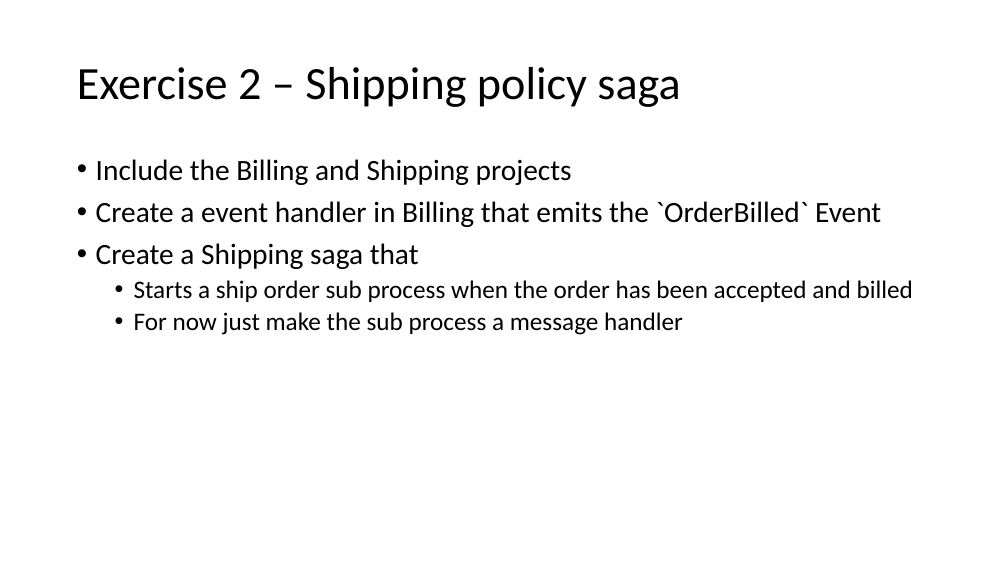
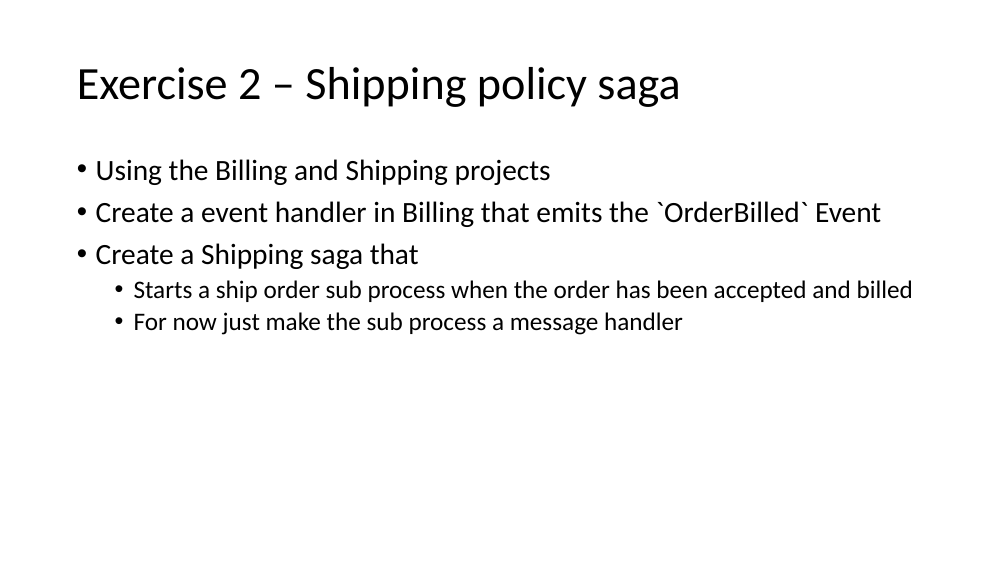
Before and after one commit to Particular/SagaMasterClass, a slide deck: slide 18 of SagaMasterClass.pptx. Drawn at 1008x567 pixels with LibreOffice and Linux fonts; fonts in the diff are those of the drawing. Boxes give left, top, right and bottom in pixels: in the first picture for what was removed or moved away, otherwise in the second. Text is boxed around its words. In the diff, an @@ line names an element or a change of style, - is before the commit and + after.

```diff
--- a/SagaMasterClass.pptx
+++ b/SagaMasterClass.pptx
@@ text at <box>96,159,551,185</box>: text changed @@
-• Include the Billing and Shipping projects
+• Using the Billing and Shipping projects
```
Also in this commit, not shown: 12 other slides changed, 1 slide removed.
